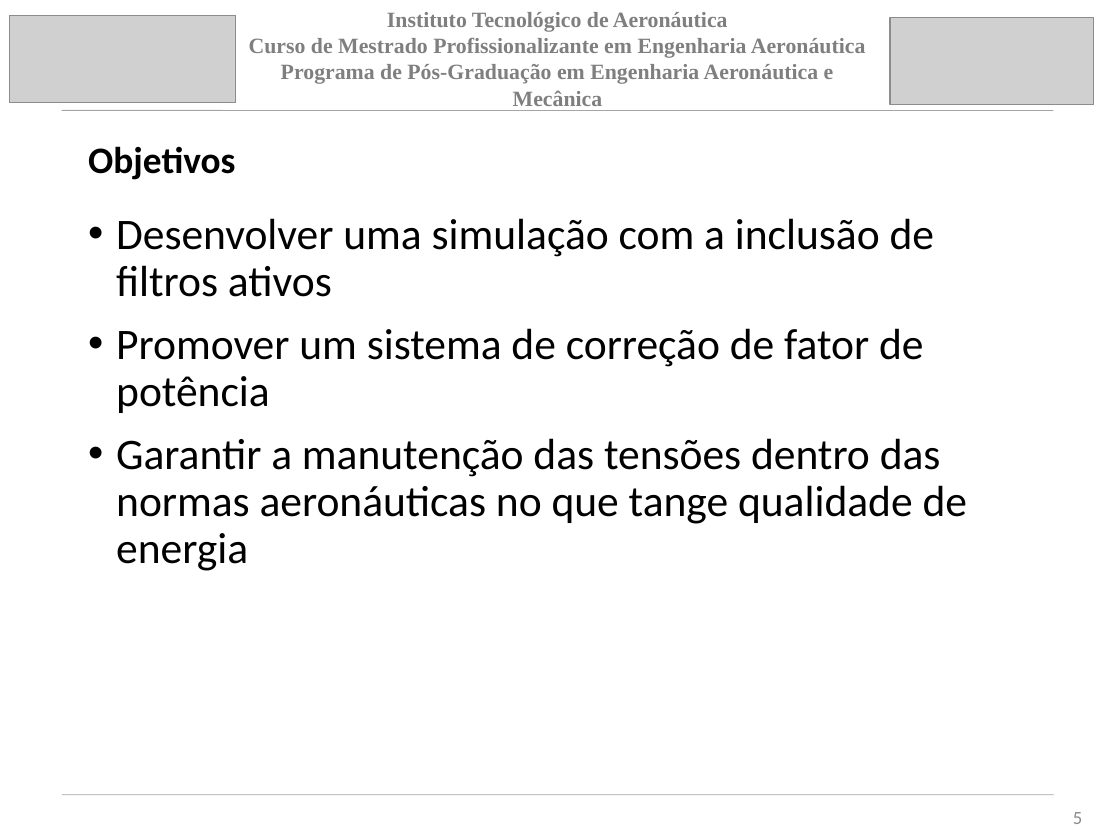
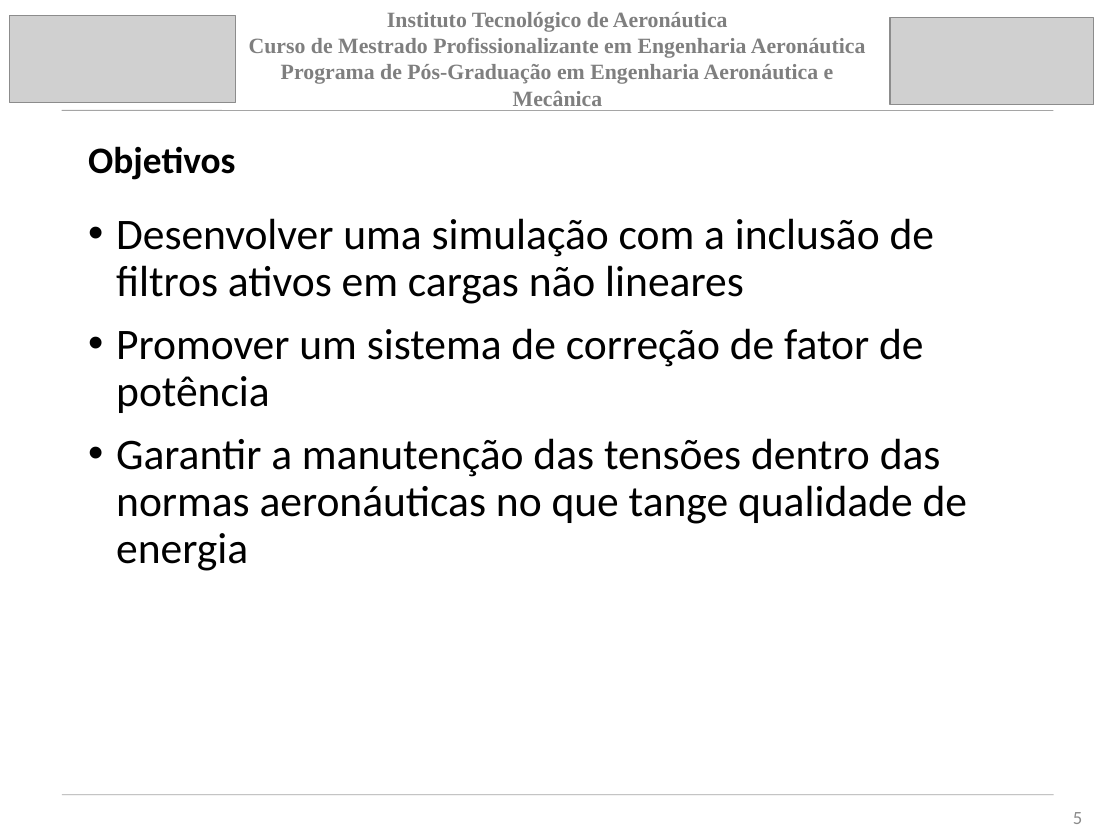
Before and after one commit to jpsoliv/MestradoJPSO, a slide deck: slide 5 of Apresentação/Apresentação_baixo_nivel.pptx. Drawn at 1120x840 pixels with LibreOffice and Linux fonts; fonts in the diff are those of the drawing; grey boxes stand for pictures. Boxes give left, top, right and bottom in pixels: in the first picture for what was removed or moved away, otherwise in the second. Text is boxed around its words. In the diff, an @@ line names an element or a change of style, - is before the commit and + after.

```diff
--- a/Apresentação/Apresentação_baixo_nivel.pptx
+++ b/Apresentação/Apresentação_baixo_nivel.pptx
@@ text at [116, 218, 935, 304]: text changed @@
-• Desenvolver uma simulação com a inclusão de filtros ativos
+• Desenvolver uma simulação com a inclusão de filtros ativos em cargas não lineares
```
Also in this commit, not shown: 5 other slides changed, 7 slides added, 5 slides removed.
